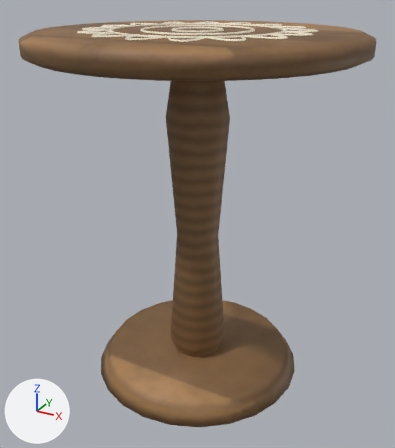
A saved change to the glTF model game/props/furniture/side_table.glb.
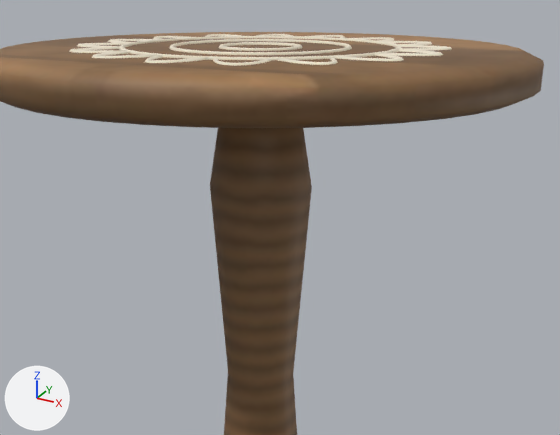
Each version is shown whole from a 50 mm lens placed at (0.811, -1.476, 1.279), pointed at (0.007, -0.013, 0.547), then close up on the part from 8% to 98% of the width and 0% to 61% of the height. Lighting does not change. The marker at lower left points along +X, +Y and +Z. The last two pictures show the newer version. Where no turn or scale is listed for an object, it has been applied to the vertices. Vertices at exactly the same position are counted once.

The first close-up shows 'side_table_thread', 'side_table_wood'.
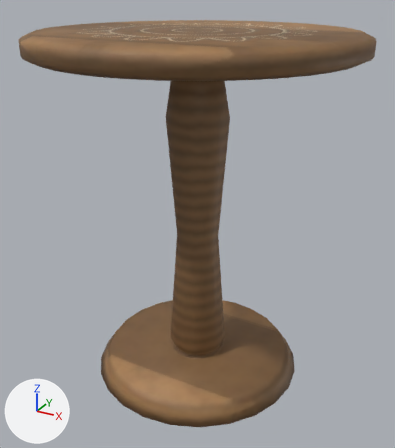
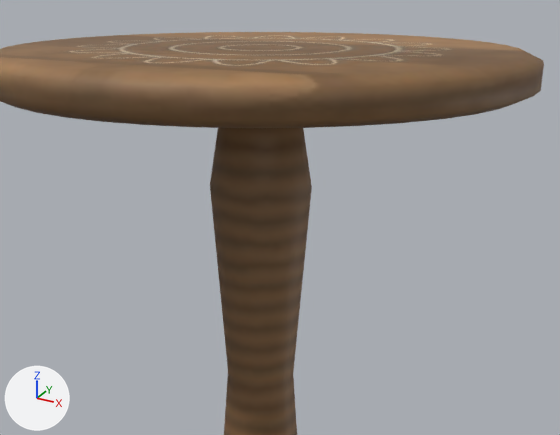
Scene script edits in JSON lines:
```json
{"op": "add", "block": "img_prop_side_table_wood_normal", "code": ["img_prop_side_table_wood_normal = load_image('prop_side_table_wood_normal', '_unpacked/prop_side_table_wood_normal', 512, 512, 'Non-Color')"]}
{"op": "add", "block": "img_prop_side_table_wood_diffuse", "code": ["img_prop_side_table_wood_diffuse = load_image('prop_side_table_wood_diffuse', '_unpacked/prop_side_table_wood_diffuse', 512, 512, 'sRGB')"]}
{"block": "mat_wood_012", "where": "n2 = _N.new('ShaderNodeTexImage'); n2.name = 'Image Texture'"}
{"op": "set", "path": "n2.image", "old": "img_side_table_wood_wood_diffuse", "new": "img_prop_side_table_wood_diffuse"}
{"block": "mat_wood_012", "where": "n4 = _N.new('ShaderNodeTexImage'); n4.name = 'Image Texture.001'"}
{"op": "set", "path": "n4.image", "old": "img_side_table_wood_wood_normal", "new": "img_prop_side_table_wood_normal"}
{"block": "me_side_table_wood", "where": "me_side_table_wood.from_pydata(...)  # 293 vertices, 576 faces; spans x -0.5..0.5, y -0.5..0.5, z 0.0..1.155"}
{"block": "me_side_table_wood", "where": "# used by ob_side_table_wood; location = (0.0, 0.0, 0.0)"}
{"block": "me_side_table_wood", "change": "me_side_table_wood part 1: texture (UV) coordinates of 569 of 576 faces, centred in x -0.498..0.498, y -0.498..0.498, z 0.0..1.155, changed; they spanned u 0.01..0.99, v 0.01..0.85 and now span u 0.01..0.99, v 0.01..0.86"}
{"op": "remove", "block": "ob_side_table_thread", "code": ["ob_side_table_thread = bpy.data.objects.new('side_table_thread', me_side_table_thread)", "ob_side_table_thread.location = (0.0, 0.0, 0.0)"]}
```

Boxes (x1, y1, x2, y2) around the edits, measured in the close-ups (560 x 435 px):
```json
{"object": "side_table_wood", "change": "surface changed", "before": [67, 32, 454, 69], "after": [67, 32, 454, 69]}
{"object": "side_table_thread", "change": "deleted", "before": [69, 34, 452, 66], "on screen": "pale yellow"}
```
